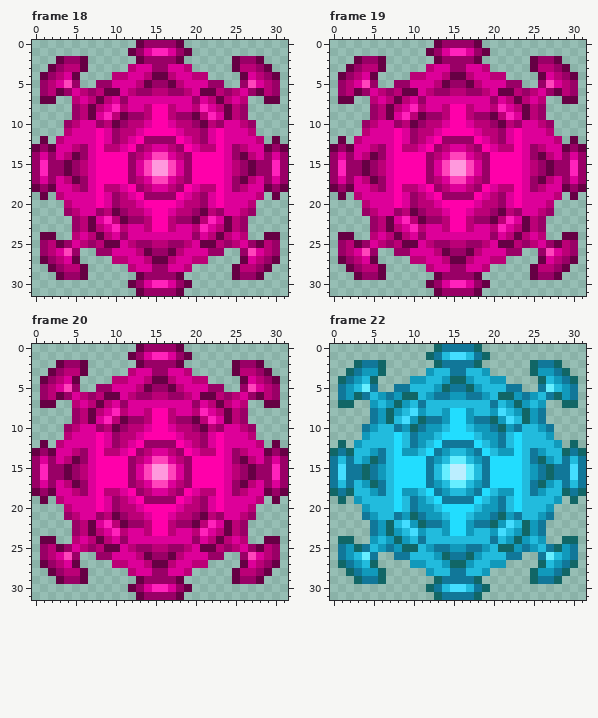
Pixel-art file, stored at public/images/sprites/png/sprites.ase. Above, as it was before the edit.
32x32 pixels, 28 frames. Shown: frame 18, frame 19, frame 20, frame 22. The commit also changed other frames, which this record leaves out.
The result:
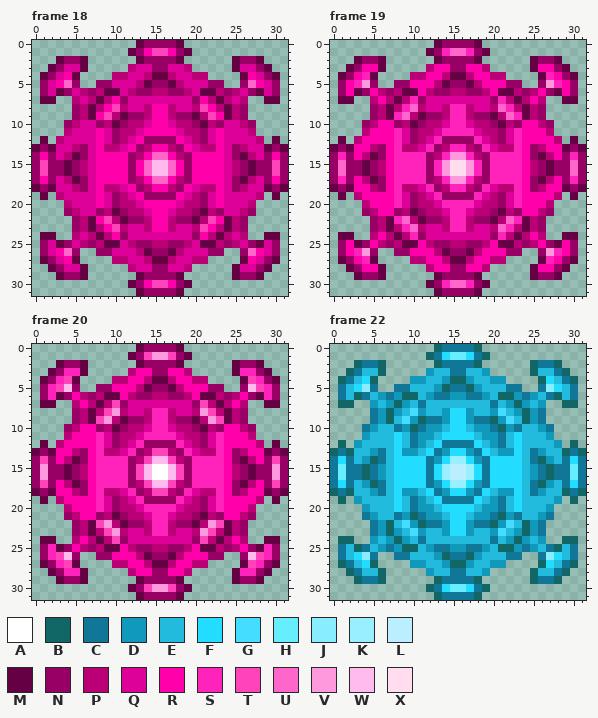
Palette (. is transparent): A #ffffff  B #116666  C #117799  D #1199bb  E #22bbdd  F #22ddff  G #44ddff  H #66eeff  J #88eeff  K #99eeff  L #bbeeff  M #660044  N #990066  P #bb0077  Q #dd0099  R #ff00aa  S #ff22bb  T #ff44bb  U #ff66cc  V #ff99dd  W #ffbbee  X #ffddee
Changes in this commit:
Frame 18:
y 1: x 14..17 QSSQ -> RTTR
y 3: x 4..5 PP -> QQ; x 26..27 PP -> QQ
y 4: x 3..4 PQ -> QR; x 27..28 QP -> RQ
y 5: x 2..4 PQT -> QRU; x 27..29 TQP -> URQ
y 6: x 2 P -> Q; x 29 P -> Q
y 7: x 10 Q -> R; x 21 Q -> R
y 8: x 9..10 QS -> RT; x 21..22 SQ -> TR
y 9: x 8..9 QS -> RT; x 22..23 SQ -> TR
y 13: x 15..16 QQ -> RR
y 14: x 1 Q -> R; x 14..17 QTTQ -> RUUR; x 30 Q -> R
y 15..16: x 1 S -> T; x 13..18 QTVVTQ -> RUWWUR; x 30 S -> T
y 17: x 1 Q -> R; x 14..17 QTTQ -> RUUR; x 30 Q -> R
y 18: x 15..16 QQ -> RR
y 22: x 8..9 QS -> RT; x 22..23 SQ -> TR
y 23: x 9..10 QS -> RT; x 21..22 SQ -> TR
y 24: x 10 Q -> R; x 21 Q -> R
y 25: x 2 P -> Q; x 29 P -> Q
y 26: x 2..4 PQT -> QRU; x 27..29 TQP -> URQ
y 27: x 3..4 PQ -> QR; x 27..28 QP -> RQ
y 28: x 4..5 PP -> QQ; x 26..27 PP -> QQ
y 30: x 14..17 QSSQ -> RTTR
Frame 19:
y 1: x 14..17 QSSQ -> SUUS
y 3: x 4..5 PP -> RR; x 13..14 QQ -> RR; x 17..18 QQ -> RR; x 26..27 PP -> RR
y 4: x 3..4 PQ -> RS; x 12..13 QQ -> RR; x 18..19 QQ -> RR; x 27..28 QP -> SR
y 5: x 2..4 PQT -> RSV; x 10..12 QQQ -> RRR; x 19..21 QQQ -> RRR; x 27..29 TQP -> VSR
y 6: x 2 P -> R; x 5 Q -> R; x 11 Q -> R; x 20 Q -> R; x 26 Q -> R; x 29 P -> R
y 7: x 6 Q -> R; x 10 Q -> S; x 21 Q -> S; x 25 Q -> R
y 8: x 9..10 QS -> SU; x 15..16 RR -> SS; x 21..22 SQ -> US
y 9: x 8..9 QS -> SU; x 15..16 RR -> SS; x 22..23 SQ -> US
y 10: x 6..7 QQ -> RR; x 15..16 RR -> SS; x 24..25 QQ -> RR
y 11: x 5..8 QQQR -> RRRS; x 14..17 RRRR -> SSSS; x 23..26 RQQQ -> SRRR
y 12: x 4..8 QQQQR -> RRRRS; x 13 R -> S; x 18 R -> S; x 23..27 RQQQQ -> SRRRR
y 13: x 3..4 QQ -> RR; x 7..8 QR -> RS; x 12 R -> S; x 15..16 QQ -> SS; x 19 R -> S; x 23..24 RQ -> SR; x 27..28 QQ -> RR
y 14: x 1 Q -> S; x 3 Q -> R; x 7..11 QRRRR -> RSSSS; x 14..17 QTTQ -> SVVS; x 20..24 RRRRQ -> SSSSR; x 28 Q -> R; x 30 Q -> S
y 15..16: x 1 S -> U; x 7..11 QRRRR -> RSSSS; x 13..18 QTVVTQ -> SVXXVS; x 20..24 RRRRQ -> SSSSR; x 30 S -> U
y 17: x 1 Q -> S; x 3 Q -> R; x 7..11 QRRRR -> RSSSS; x 14..17 QTTQ -> SVVS; x 20..24 RRRRQ -> SSSSR; x 28 Q -> R; x 30 Q -> S
y 18: x 3..4 QQ -> RR; x 7..8 QR -> RS; x 12 R -> S; x 15..16 QQ -> SS; x 19 R -> S; x 23..24 RQ -> SR; x 27..28 QQ -> RR
y 19: x 4..8 QQQQR -> RRRRS; x 13 R -> S; x 18 R -> S; x 23..27 RQQQQ -> SRRRR
y 20: x 5..8 QQQR -> RRRS; x 14..17 RRRR -> SSSS; x 23..26 RQQQ -> SRRR
y 21: x 6..7 QQ -> RR; x 15..16 RR -> SS; x 24..25 QQ -> RR
y 22: x 8..9 QS -> SU; x 15..16 RR -> SS; x 22..23 SQ -> US
y 23: x 9..10 QS -> SU; x 15..16 RR -> SS; x 21..22 SQ -> US
y 24: x 6 Q -> R; x 10 Q -> S; x 21 Q -> S; x 25 Q -> R
y 25: x 2 P -> R; x 5 Q -> R; x 11 Q -> R; x 20 Q -> R; x 26 Q -> R; x 29 P -> R
y 26: x 2..4 PQT -> RSV; x 10..12 QQQ -> RRR; x 19..21 QQQ -> RRR; x 27..29 TQP -> VSR
y 27: x 3..4 PQ -> RS; x 12..13 QQ -> RR; x 18..19 QQ -> RR; x 27..28 QP -> SR
y 28: x 4..5 PP -> RR; x 13..14 QQ -> RR; x 17..18 QQ -> RR; x 26..27 PP -> RR
y 30: x 14..17 QSSQ -> SUUS
Frame 20:
y 1: x 14..17 QSSQ -> TVVT
y 3: x 4..5 PP -> SS; x 13..14 QQ -> RR; x 17..18 QQ -> RR; x 26..27 PP -> SS
y 4: x 3..4 PQ -> ST; x 12..13 QQ -> RR; x 18..19 QQ -> RR; x 27..28 QP -> TS
y 5: x 2..4 PQT -> STW; x 10..12 QQQ -> RRR; x 19..21 QQQ -> RRR; x 27..29 TQP -> WTS
y 6: x 2 P -> S; x 5 Q -> R; x 11 Q -> R; x 20 Q -> R; x 26 Q -> R; x 29 P -> S
y 7: x 6 Q -> R; x 10 Q -> T; x 21 Q -> T; x 25 Q -> R
y 8: x 9..10 QS -> TV; x 15..16 RR -> SS; x 21..22 SQ -> VT
y 9: x 8..9 QS -> TV; x 15..16 RR -> SS; x 22..23 SQ -> VT
y 10: x 6..7 QQ -> RR; x 15..16 RR -> SS; x 24..25 QQ -> RR
y 11: x 5..8 QQQR -> RRRS; x 14..17 RRRR -> SSSS; x 23..26 RQQQ -> SRRR
y 12: x 4..8 QQQQR -> RRRRS; x 13 R -> S; x 18 R -> S; x 23..27 RQQQQ -> SRRRR
y 13: x 3..4 QQ -> RR; x 7..8 QR -> RS; x 12 R -> S; x 15..16 QQ -> TT; x 19 R -> S; x 23..24 RQ -> SR; x 27..28 QQ -> RR
y 14: x 1 Q -> T; x 3 Q -> R; x 7..11 QRRRR -> RSSSS; x 14..17 QTTQ -> TWWT; x 20..24 RRRRQ -> SSSSR; x 28 Q -> R; x 30 Q -> T
y 15..16: x 1 S -> V; x 7..11 QRRRR -> RSSSS; x 13..18 QTVVTQ -> TWAAWT; x 20..24 RRRRQ -> SSSSR; x 30 S -> V
y 17: x 1 Q -> T; x 3 Q -> R; x 7..11 QRRRR -> RSSSS; x 14..17 QTTQ -> TWWT; x 20..24 RRRRQ -> SSSSR; x 28 Q -> R; x 30 Q -> T
y 18: x 3..4 QQ -> RR; x 7..8 QR -> RS; x 12 R -> S; x 15..16 QQ -> TT; x 19 R -> S; x 23..24 RQ -> SR; x 27..28 QQ -> RR
y 19: x 4..8 QQQQR -> RRRRS; x 13 R -> S; x 18 R -> S; x 23..27 RQQQQ -> SRRRR
y 20: x 5..8 QQQR -> RRRS; x 14..17 RRRR -> SSSS; x 23..26 RQQQ -> SRRR
y 21: x 6..7 QQ -> RR; x 15..16 RR -> SS; x 24..25 QQ -> RR
y 22: x 8..9 QS -> TV; x 15..16 RR -> SS; x 22..23 SQ -> VT
y 23: x 9..10 QS -> TV; x 15..16 RR -> SS; x 21..22 SQ -> VT
y 24: x 6 Q -> R; x 10 Q -> T; x 21 Q -> T; x 25 Q -> R
y 25: x 2 P -> S; x 5 Q -> R; x 11 Q -> R; x 20 Q -> R; x 26 Q -> R; x 29 P -> S
y 26: x 2..4 PQT -> STW; x 10..12 QQQ -> RRR; x 19..21 QQQ -> RRR; x 27..29 TQP -> WTS
y 27: x 3..4 PQ -> ST; x 12..13 QQ -> RR; x 18..19 QQ -> RR; x 27..28 QP -> TS
y 28: x 4..5 PP -> SS; x 13..14 QQ -> RR; x 17..18 QQ -> RR; x 26..27 PP -> SS
y 30: x 14..17 QSSQ -> TVVT
Frame 22:
y 1: x 14..17 EGGE -> FHHF
y 3: x 4..5 DD -> EE; x 26..27 DD -> EE
y 4: x 3..4 DE -> EF; x 27..28 ED -> FE
y 5: x 2..4 DEH -> EFJ; x 27..29 HED -> JFE
y 6: x 2 D -> E; x 29 D -> E
y 13: x 15..16 EE -> FF
y 14: x 1 E -> F; x 14..17 EHHE -> FKKF; x 30 E -> F
y 15..16: x 1 G -> H; x 13..14 EH -> FK; x 17..18 HE -> KF; x 30 G -> H
y 17: x 1 E -> F; x 14..17 EHHE -> FKKF; x 30 E -> F
y 18: x 15..16 EE -> FF
y 25: x 2 D -> E; x 29 D -> E
y 26: x 2..4 DEH -> EFJ; x 27..29 HED -> JFE
y 27: x 3..4 DE -> EF; x 27..28 ED -> FE
y 28: x 4..5 DD -> EE; x 26..27 DD -> EE
y 30: x 14..17 EGGE -> FHHF
